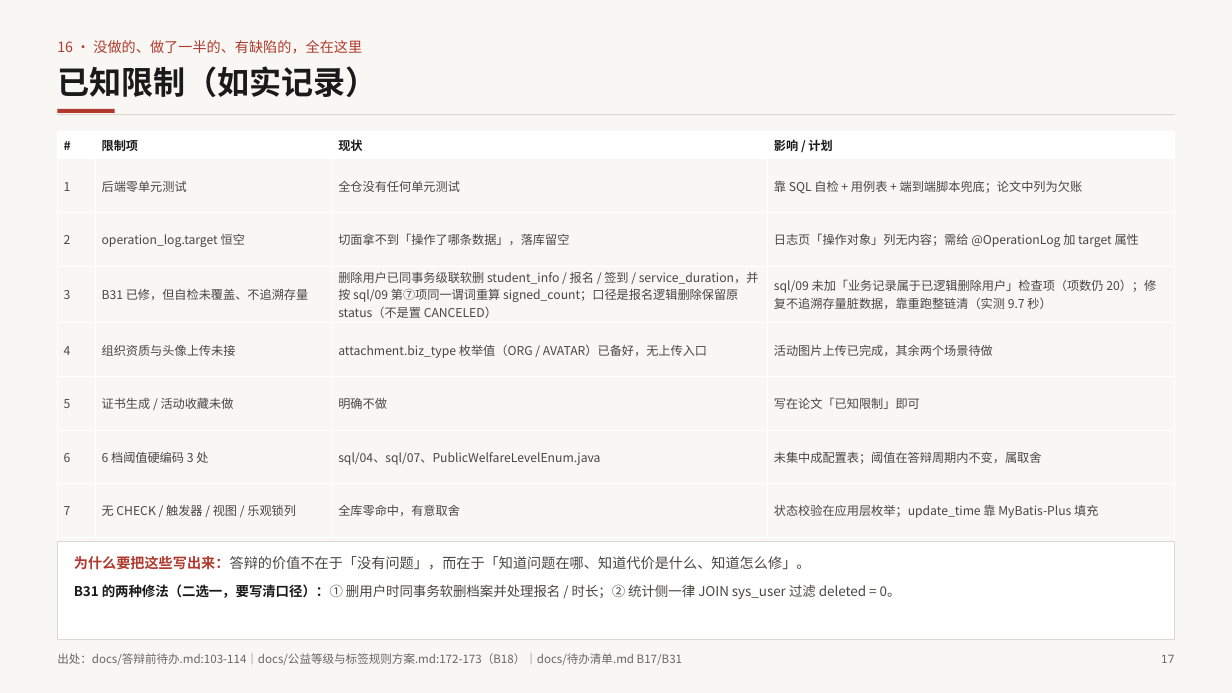
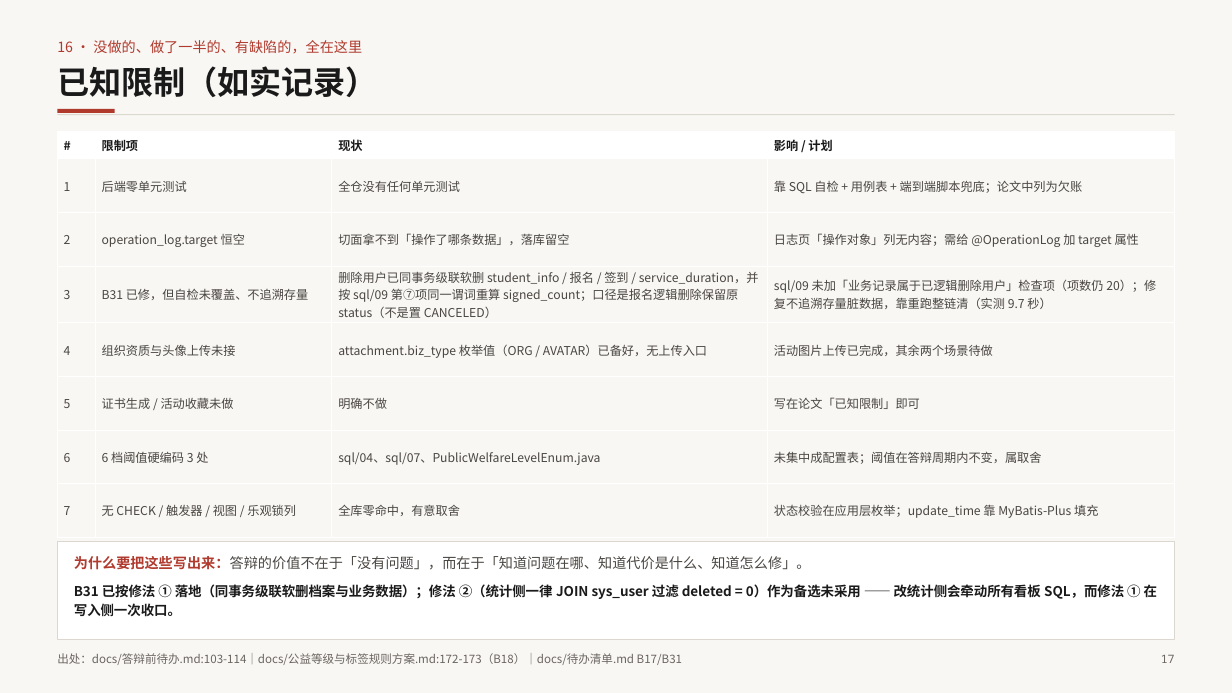
Before and after one commit to XiaoYu-04/volunteer-cert-portrait, a slide deck: slide 17 of docs/答辩材料/答辩PPT.pptx. Drawn at 1232x693 pixels with LibreOffice and Linux fonts; fonts in the diff are those of the drawing. Boxes give left, top, right and bottom in pixels: in the first picture for what was removed or moved away, otherwise in the second. Text is boxed around its words. In the diff, an @@ line names an element or a change of style, - is before the commit and + after.

Commit message:
docs: 答辩材料收口（销账）+ B31 注释修正与重新打包 + 代理 5 handoff
【答辩材料销账】两处总账：
- docs/答辩前待办.md §3：答辩材料那条改为已完成，附 6 份产物表（PPT 18 页 / 325.6 KB /
  讲者备注 16,075 字 / 内嵌截图 7 张；演示脚本 389 行含四套降级方案；分镜 205 行 25 镜头 4 分 20 秒
  **视频未录制**；数据库说明 399 行；技术亮点 552 行 12 条；成员分工 244 行姓名占位）
- docs/下一步待办.md 第 23 项：同上销账
- 校验证据：check_office.py verdict=pass / slides=18；LibreOffice 逐页渲染 18/18 页 0 越界、无缺字；
  python-pptx 确认 18/18 页有讲者备注；PPT 的 7 张图全部取自 docs/screenshots/（真后端口径，非占位）

【修正 docs/答辩材料/成员分工.md 两处过时行】（该文件归代理 5，但它收工后由主会话补）
- 系统截图（D4）：由「尚未入库（仓库里 0 张图片）」改为「✅ 2026-09-25 已入库 28 张 / 2.73 MB」
- 论文五章：由「未完成」改为「✅ 已产出初稿（五章 53,632 汉字 + 164 页 DOCX，摘要/绪论/参考文献/致谢待补）」

【B31 注释修正 + 重新打包】仅注释，无逻辑/SQL 变更（git diff 可核）：
- StudentArchivePurger：原注释把三步顺序写反（写成「释放 signed_count 必须在逻辑删报名之前」，
  而按 sql/09 第 ⑦ 项口径**重算**恰恰必须在逻辑删报名**之后**）
- AttendanceRecordMapper.invalidateByStudentId：一处括号说明
- 为保持「源码 = 运行的 jar」重新打包（11 模块 BUILD SUCCESS / 10.784 s，jar 42,747,861 B / 17:45:55）
  并重启：**8080 现为 pid 46760**（旧的 45644 已停）
- ⚠️ 如实说明：端到端回归（verify.ps1 × 2 轮 + 整库重建 + sql/09）跑的是 17:20:29 那一版构建，
  与当前 jar **只差注释与调试行号** —— 结论适用，但"同一份字节码既跑过回归又在上线"不成立；
  待云库恢复后补跑一次 verify.ps1 即可完全对齐

【handoff】docs/_handoff/agent-2-b31.md（更新）、agent-5-defense.md（新增，22.9 KB，
含 18 页逐页目录、7 张图源映射、10 组数字出处表、待粘贴片段、未做项与踩坑）

```diff
--- a/docs/答辩材料/答辩PPT.pptx
+++ b/docs/答辩材料/答辩PPT.pptx
@@ text at (74,584,1157,617): text changed; text colour #4A4642 to #1A1A1A; bold on @@
-B31 的两种修法（二选一，要写清口径）：① 删用户时同事务软删档案并处理报名 / 时长；② 统计侧一律 JOIN sys_user 过滤 deleted = 0。
+B31 已按修法 ① 落地（同事务级联软删档案与业务数据）；修法 ②（统计侧一律 JOIN sys_user 过滤 deleted = 0）作为备选未采用 —— 改统计侧会牵动所有看板 SQL，而修法 ① 在写入侧一次收口。
```
Also in this commit, not shown: 9 other files.
